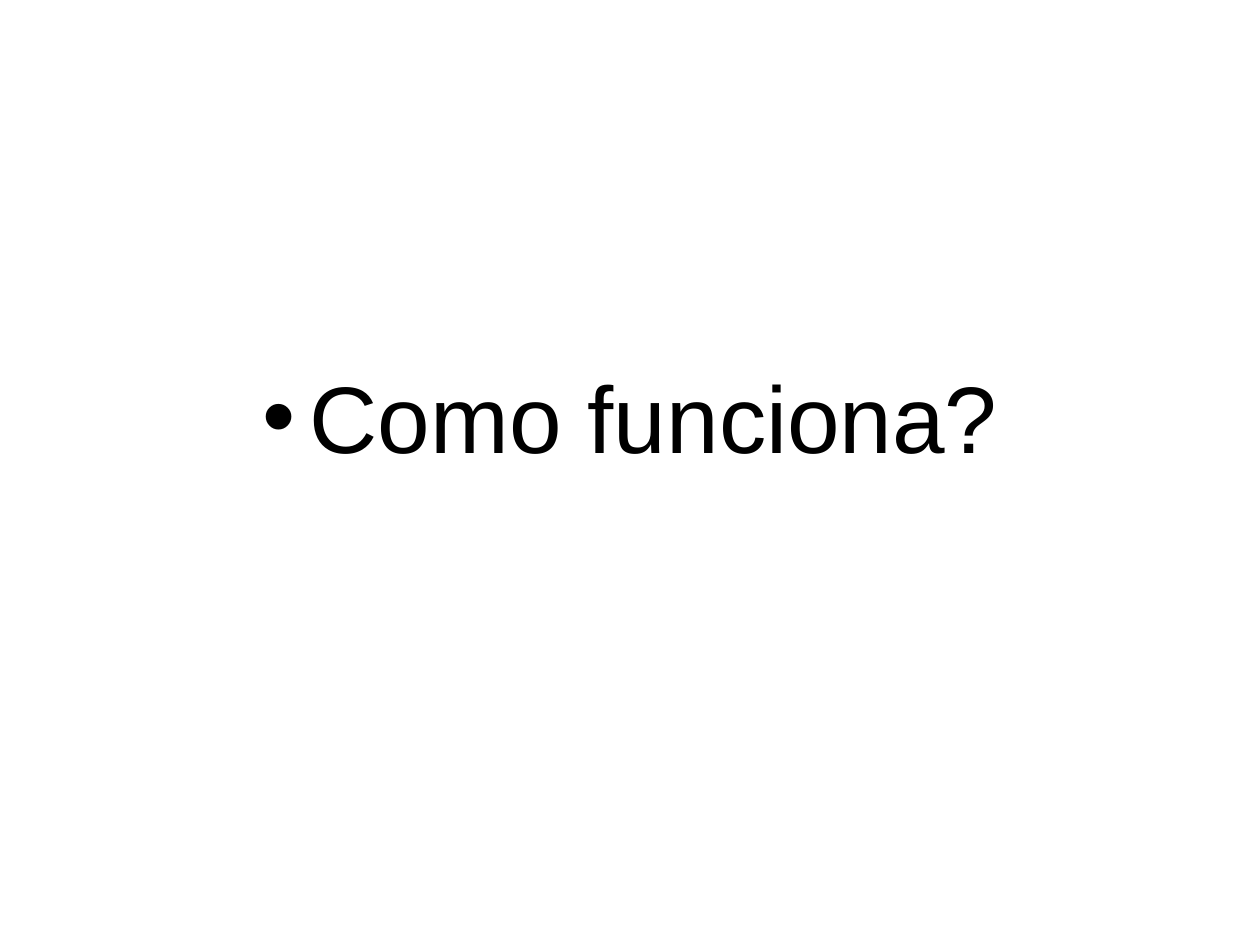
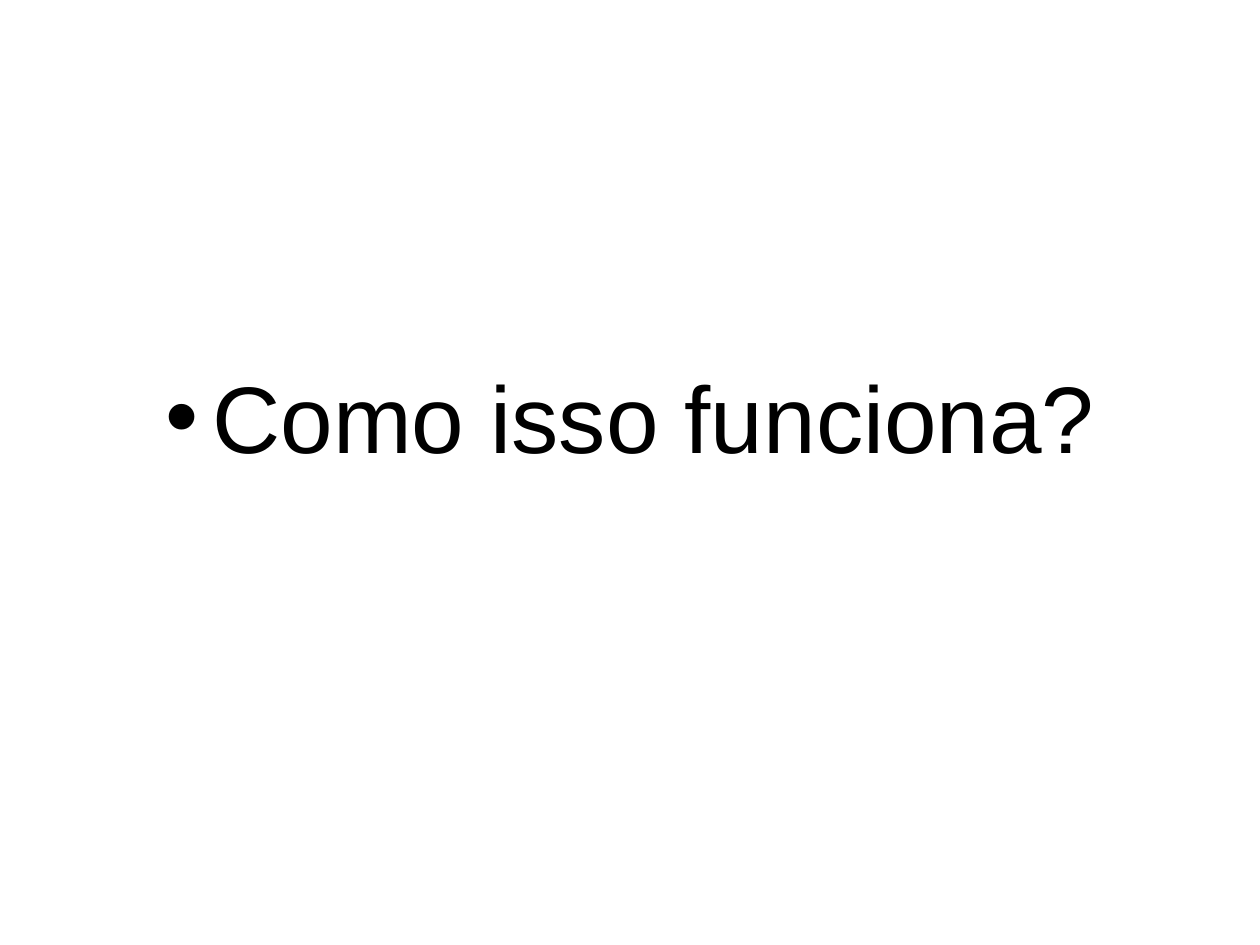
Before and after one commit to douglas-oliveira/Limpai, a slide deck: slide 8 of Docs/Projeto de software apresentação.pptx (slide 5 before the commit). Drawn at 1260x945 pixels with LibreOffice and Linux fonts; fonts in the diff are those of the drawing; background and template pictures are left out. Boxes give left, top, right and bottom in pixels: in the first picture for what was removed or moved away, otherwise in the second. Text is boxed around its words. In the diff, an @@ line names an element or a change of style, - is before the commit and + after.

```diff
--- a/Docs/Projeto de software apresentação.pptx
+++ b/Docs/Projeto de software apresentação.pptx
@@ text at [212, 384, 1095, 454]: text changed @@
-• Como funciona?
+• Como isso funciona?
```
Also in this commit, not shown: 4 other slides changed.
